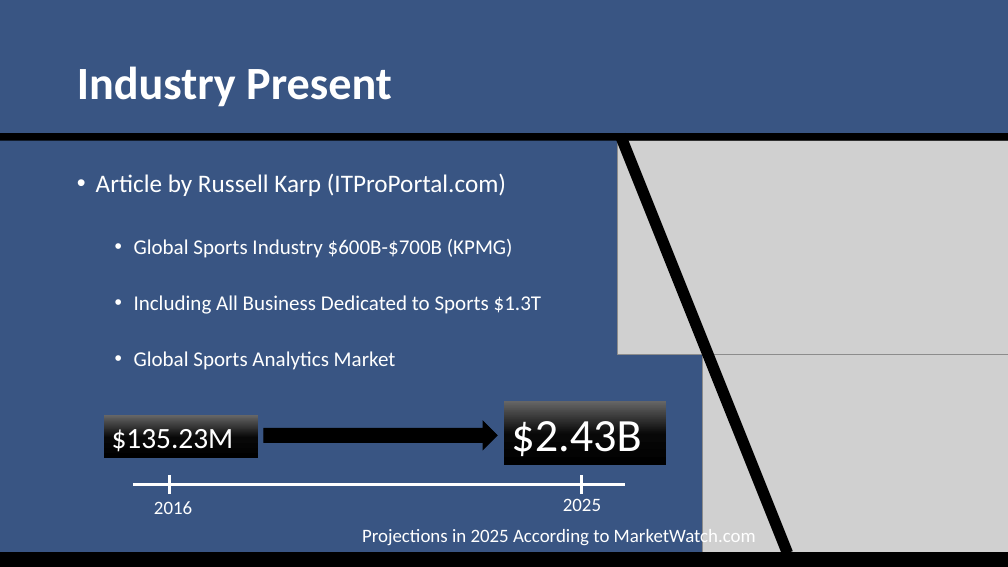
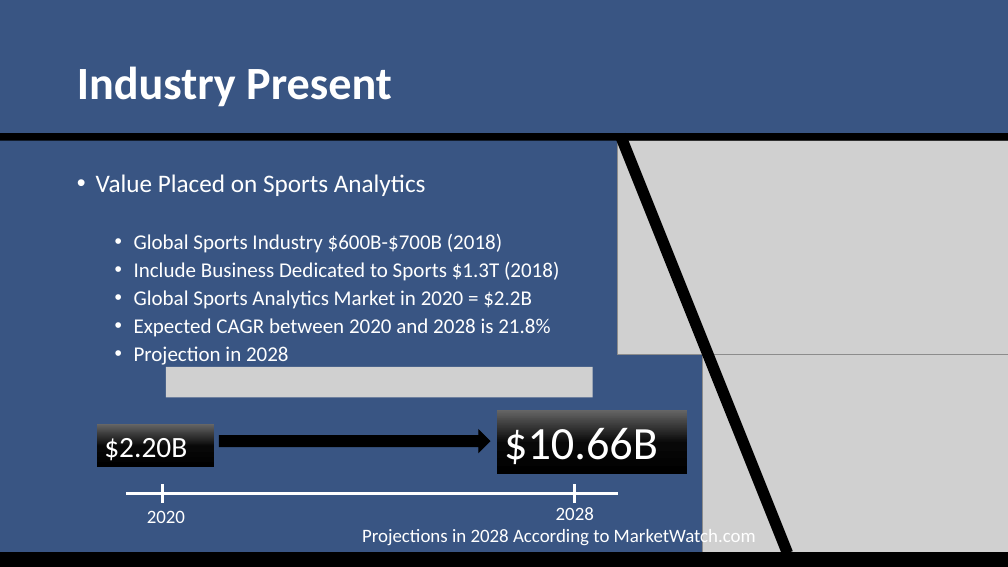
Before and after one commit to SuperMarioGiacomazzo/STOR538_WEBSITE, a slide deck: slide 7 of Slides/Sports Analytics 3/Sports_Analytics_3_Lecture.pptx. Drawn at 1008x567 pixels with LibreOffice and Linux fonts; fonts in the diff are those of the drawing; grey boxes stand for pictures. Boxes give left, top, right and bottom in pixels: in the first picture for what was removed or moved away, otherwise in the second. Text is boxed around its words. In the diff, an @@ line names an element or a change of style, - is before the commit and + after.

```diff
--- a/Slides/Sports Analytics 3/Sports_Analytics_3_Lecture.pptx
+++ b/Slides/Sports Analytics 3/Sports_Analytics_3_Lecture.pptx
@@ text at <box>96,174,559,365</box>: text changed @@
-• Article by Russell Karp (ITProPortal.com)
-  • Global Sports Industry $600B-$700B (KPMG)
-  • Including All Business Dedicated to Sports $1.3T
-  • Global Sports Analytics Market
+• Value Placed on Sports Analytics
+  • Global Sports Industry $600B-$700B (2018)
+  • Include Business Dedicated to Sports $1.3T (2018)
+  • Global Sports Analytics Market in 2020 = $2.2B
+  • Expected CAGR between 2020 and 2028 is 21.8%
+  • Projection in 2028
@@ picture added at <box>166,367,593,397</box> @@
@@ rectangle "$10.66B": place and size @@
-rectangle "$10.66B" at <box>504,402,667,465</box>
+rectangle "$10.66B" at <box>497,410,687,473</box>
@@ rectangle "$2.20B": place and size @@
-rectangle "$2.20B" at <box>104,415,259,458</box>
+rectangle "$2.20B" at <box>97,424,214,467</box>
@@ text in rectangle at <box>104,438,187,460</box>: text changed @@
-$135.23M
+$2.20B
@@ right arrow: place and size @@
-right arrow at <box>264,421,498,449</box>
+right arrow at <box>219,430,490,452</box>
@@ text in rectangle at <box>504,421,658,464</box>: text changed @@
-$2.43B
+$10.66B
@@ 3 lines: place and size @@
-3 lines at <box>133,476,625,495</box>
+3 lines at <box>126,484,619,503</box>
@@ text at <box>556,507,594,520</box>: text changed @@
-2025
+2028
@@ text at <box>147,510,185,523</box>: text changed @@
-2016
+2020
@@ text at <box>362,526,756,547</box>: text changed @@
-Projections in 2025 According to MarketWatch.com
+Projections in 2028 According to MarketWatch.com
```
Also in this commit, not shown: 5 other slides changed, 2 slides added, 2 slides removed, 4 other files.
